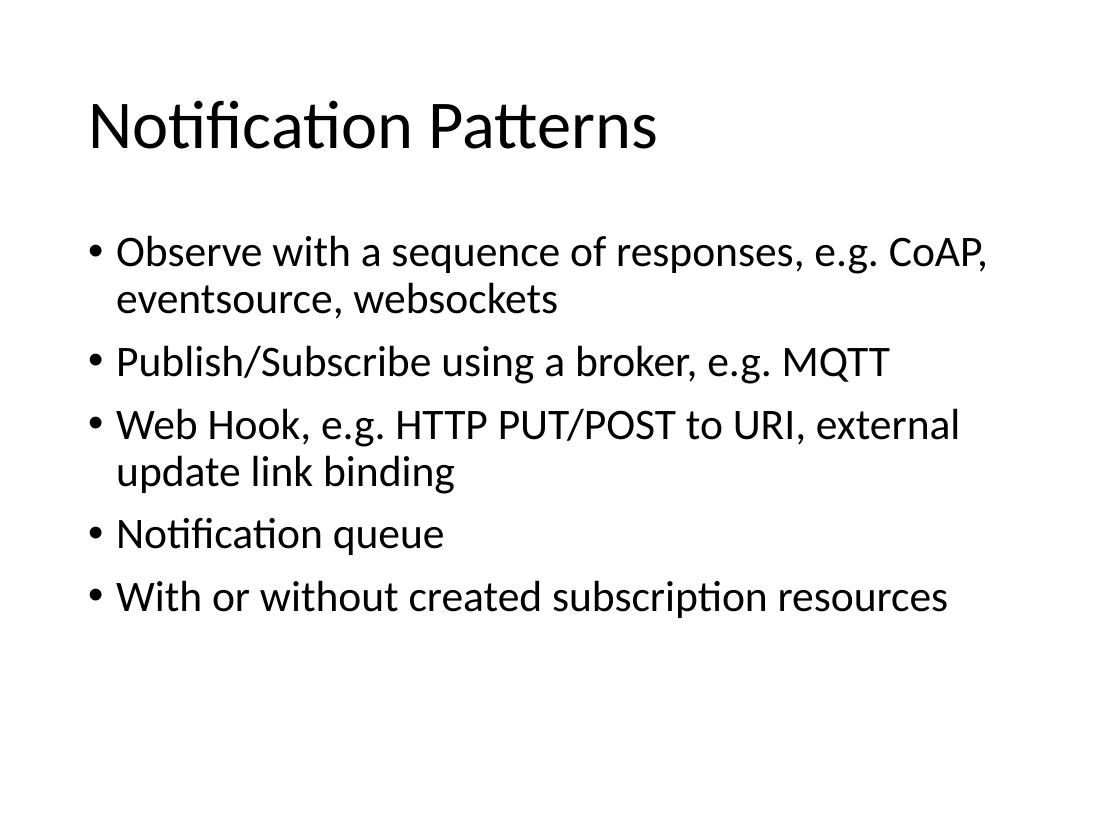
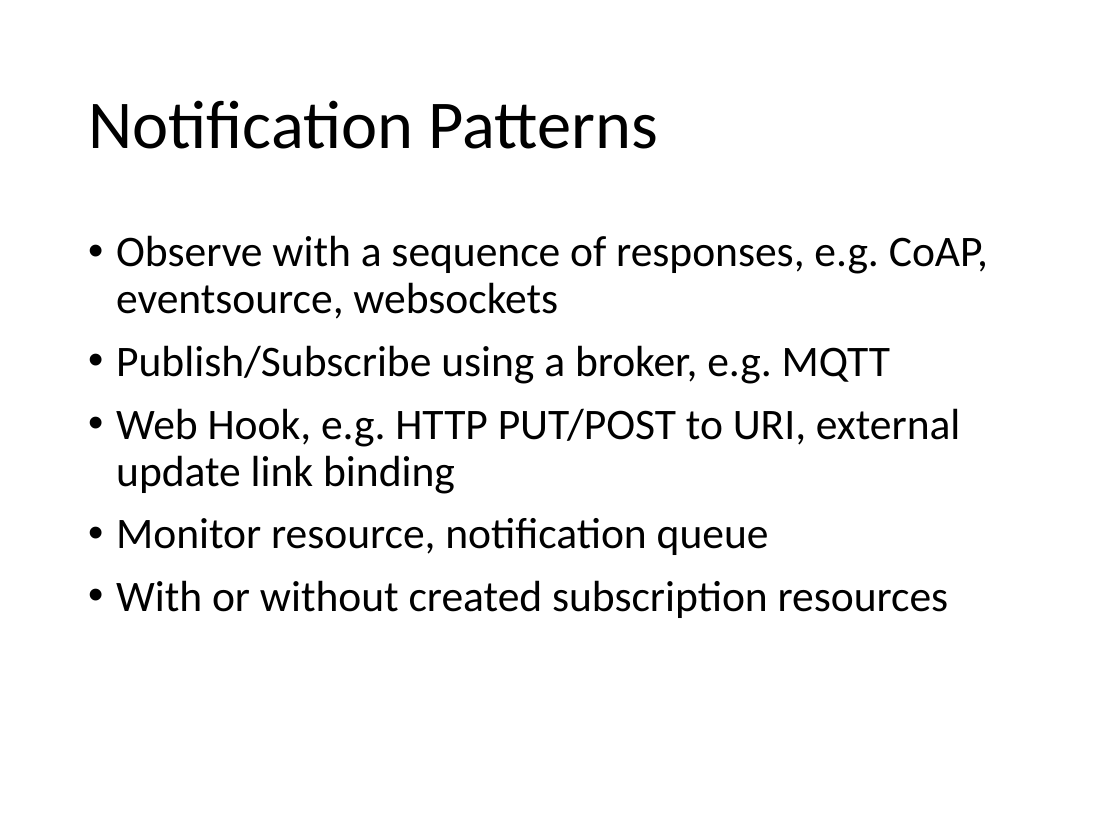
Before and after one commit to mjkoster/wot-protocol-binding, a slide deck: slide 13 of Notification.pptx. Drawn at 1120x840 pixels with LibreOffice and Linux fonts; fonts in the diff are those of the drawing. Boxes give left, top, right and bottom in pixels: in the first picture for what was removed or moved away, otherwise in the second. Text is boxed around its words. In the diff, an @@ line names an element or a change of style, - is before the commit and + after.

Commit message:
async notification slides

```diff
--- a/Notification.pptx
+++ b/Notification.pptx
@@ text at <box>116,518,769,555</box>: text changed @@
-• Notification queue
+• Monitor resource, notification queue
```
Also in this commit, not shown: 2 other files.
